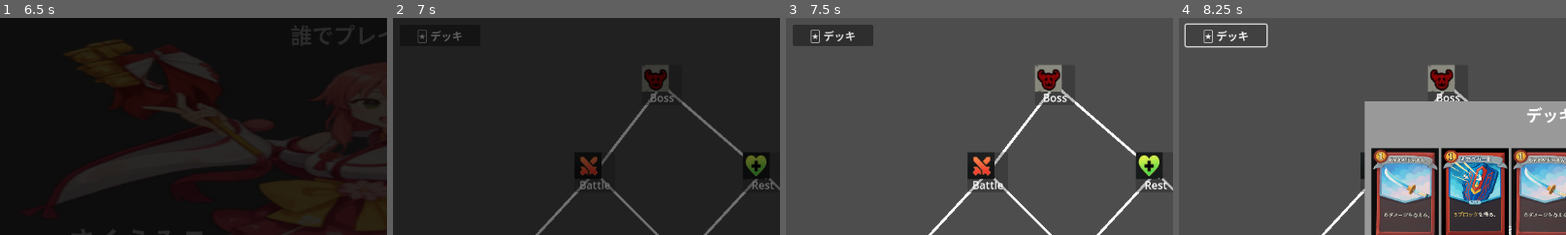
Above: before the commit, frames 1-4 (left to right).
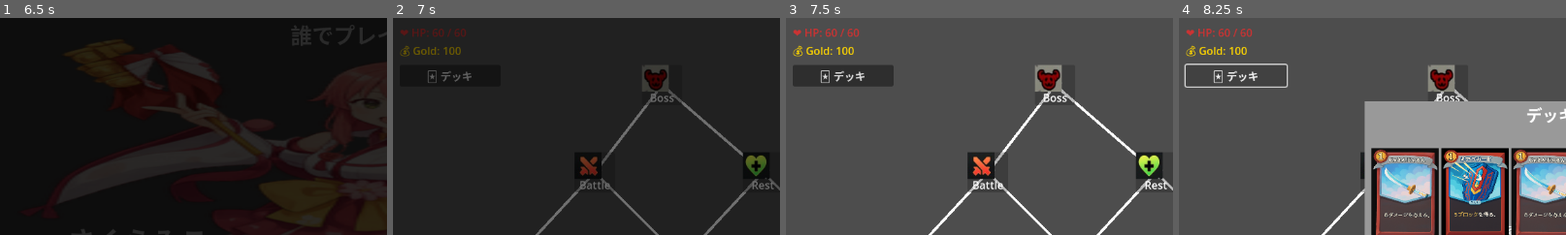
Above: after the commit, the same moments.

Repository: shibainu-kedama/HoloChronicle
Game: Godot game, scene res://scenes/SplashScene.tscn
Two runs of this game, one before a commit and one after it. Both use one fixed random seed, a clock stepped at 60 frames per second and the inputs below.
Inputs (mouse positions are % of the whole screen's width and height, from its top left):
- Up to frame 1 (6.5 s): tap Enter at 0.5 s; move the mouse to (72, 45) at 0.52 s; click (72, 45) at 0.67 s; move the mouse to (30, 55) at 1.27 s; click (30, 55) at 1.42 s; click "はじめる" at 2 s; click "はじめる" at 2.75 s; click "設定" at 3.5 s; click (41, 92) at 4.25 s; click (50, 92) at 5 s; click "ゲームスタート" at 5.75 s
- Up to frame 2 (7 s): click "ゲームスタート" at 6.5 s
- Up to frame 3 (7.5 s): click "🃏 デッキ" at 7.25 s
- Up to frame 4 (8.25 s): click "🃏 デッキ" at 8 s
The pictures show only the part of the screen within x 0-50%, y 0-50%; the shares and areas given below are measured in that part.

Frame 1 is identical in both runs. In frame 2, 0.8% of the frame differs, in the area x 1-21%, y 4-30%; in frame 3, 4.6%, in the area x 1-28%, y 3-32%; in frame 4, 1.9%.

Commit message:
プレイヤーステータス表示（マップ画面）実装

Diff:
--- a/scenes/MapScene.tscn
+++ b/scenes/MapScene.tscn
@@ -137,12 +137,27 @@
 offset_right = 430.0
 offset_bottom = 130.0
 
-[node name="DeckViewButton" type="Button" parent="."]
+[node name="StatusPanel" type="VBoxContainer" parent="."]
 layout_mode = 1
 offset_left = 10.0
 offset_top = 10.0
-offset_right = 130.0
-offset_bottom = 40.0
+offset_right = 160.0
+offset_bottom = 110.0
+
+[node name="HPLabel" type="Label" parent="StatusPanel"]
+layout_mode = 2
+theme_override_colors/font_color = Color(0.8, 0.2, 0.2, 1)
+theme_override_font_sizes/font_size = 16
+text = "HP: 0 / 0"
+
+[node name="GoldLabel" type="Label" parent="StatusPanel"]
+layout_mode = 2
+theme_override_colors/font_color = Color(1, 0.84, 0, 1)
+theme_override_font_sizes/font_size = 16
+text = "Gold: 0"
+
+[node name="DeckViewButton" type="Button" parent="StatusPanel"]
+layout_mode = 2
 text = "🃏 デッキ"
 
 [node name="GoodsPanel" parent="." instance=ExtResource("3_goods")]
--- a/scripts/MapScene.gd
+++ b/scripts/MapScene.gd
@@ -3,7 +3,9 @@
 @onready var node_container = $ScrollContainer/ViewportContent/NodeContainer
 @onready var path_drawer = $ScrollContainer/ViewportContent/PathDrawer
 @onready var background = $ScrollContainer/ViewportContent/Background
-@onready var deck_button := $DeckViewButton
+@onready var deck_button := $StatusPanel/DeckViewButton
+@onready var hp_label := $StatusPanel/HPLabel
+@onready var gold_label := $StatusPanel/GoldLabel
 
 func _ready():
 	load_node_types_from_csv("res://data/map_nodes.csv")
@@ -15,6 +17,11 @@
 		Global.unlocked_nodes = ["1-A", "1-B", "1-C"]  # ←最初は全部開放
 	update_node_interactability()
 	deck_button.pressed.connect(_on_deck_view_pressed)
+	update_status_display()
+
+func update_status_display():
+	hp_label.text = "❤️ HP: %d / %d" % [Global.player_hp, Global.player_max_hp]
+	gold_label.text = "💰 Gold: %d" % Global.player_gold
 
 func _on_deck_view_pressed():
 	var popup = preload("res://scenes/DeckPopup.tscn").instantiate()
